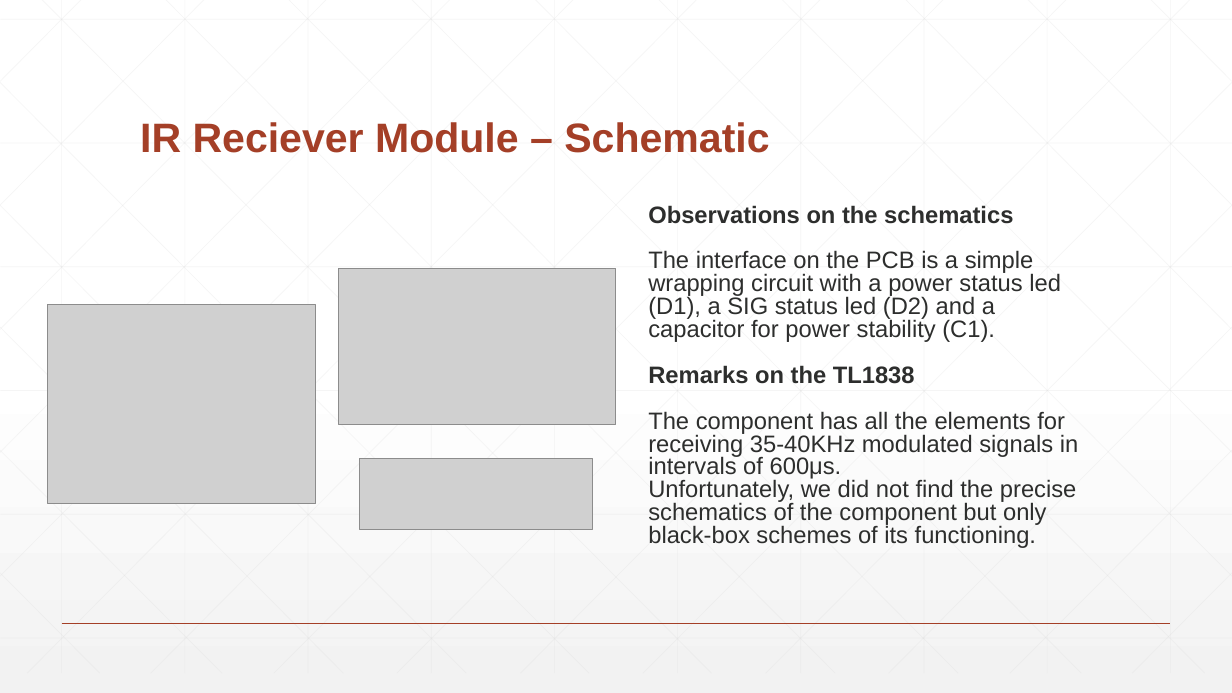
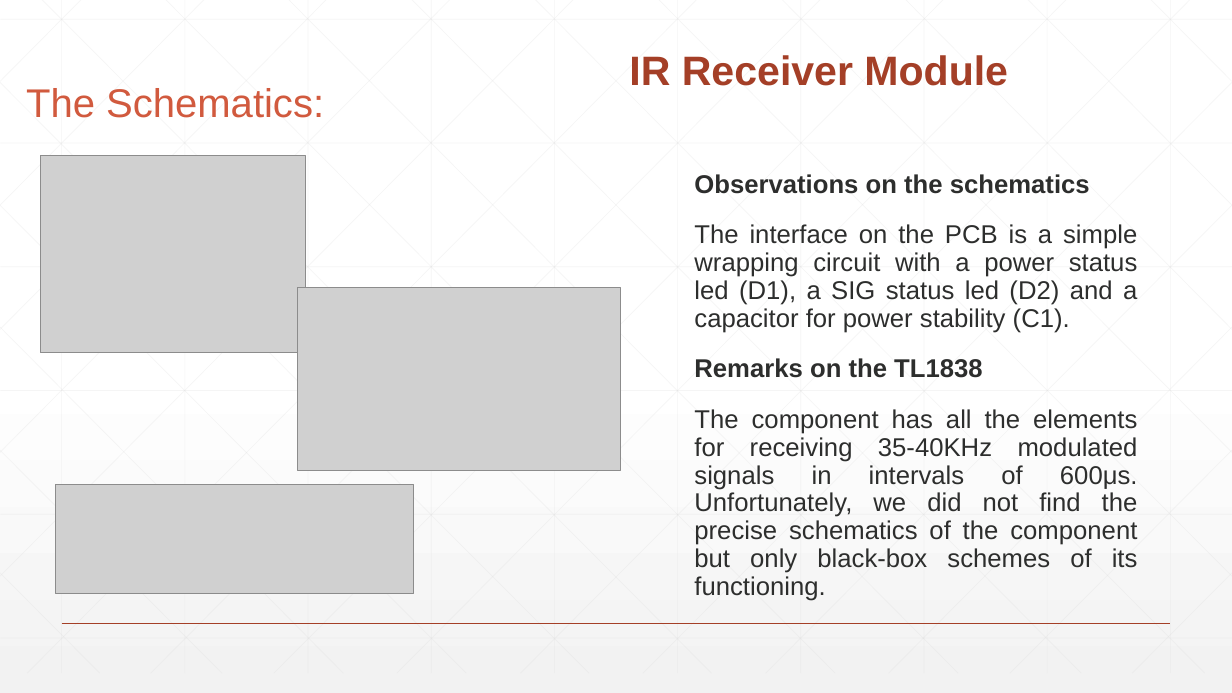
Before and after one commit to filippocastelli/uolli, a slide deck: slide 10 of Hardware_description.pptx. Drawn at 1232x693 pixels with LibreOffice and Linux fonts; fonts in the diff are those of the drawing; grey boxes stand for pictures. Boxes give left, top, right and bottom in pixels: in the first picture for what was removed or moved away, otherwise in the second. Text is boxed around its words. In the diff, an @@ line names an element or a change of style, - is before the commit and + after.

```diff
--- a/Hardware_description.pptx
+++ b/Hardware_description.pptx
@@ text added at (629,55,1008,86), 32 pt, text #A43F27, bold @@
+IR Receiver Module
@@ text added at (26,88,324,118), 31.2 pt, text #D15A3E @@
+The Schematics:
@@ title removed at (140,122,769,153) @@
-IR Reciever Module – Schematic
@@ picture: place and size @@
-picture at (48,305,316,504)
+picture at (40,156,305,353)
@@ text "Observations on the schematics": place and size @@
-text "Observations on the schematics" at (648,205,1078,548)
+text "Observations on the schematics" at (694,174,1138,601)
@@ text "Observations on the schematics" at (694,174,1138,601): size 18.5 to 20 pt; alignment left to justified; line spacing 0.8 to 0.9 @@
@@ picture: place and size @@
-picture at (339,268,616,425)
+picture at (298,287,621,470)
@@ picture: place and size @@
-picture at (360,458,592,530)
+picture at (55,484,414,593)
```
Also in this commit, not shown: 14 other slides changed.
